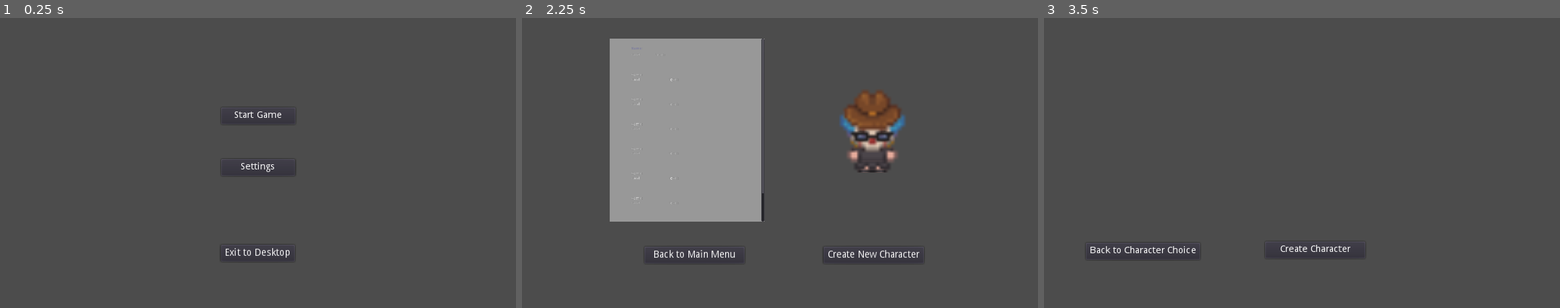
Above: before the commit, frames 1-3 (left to right).
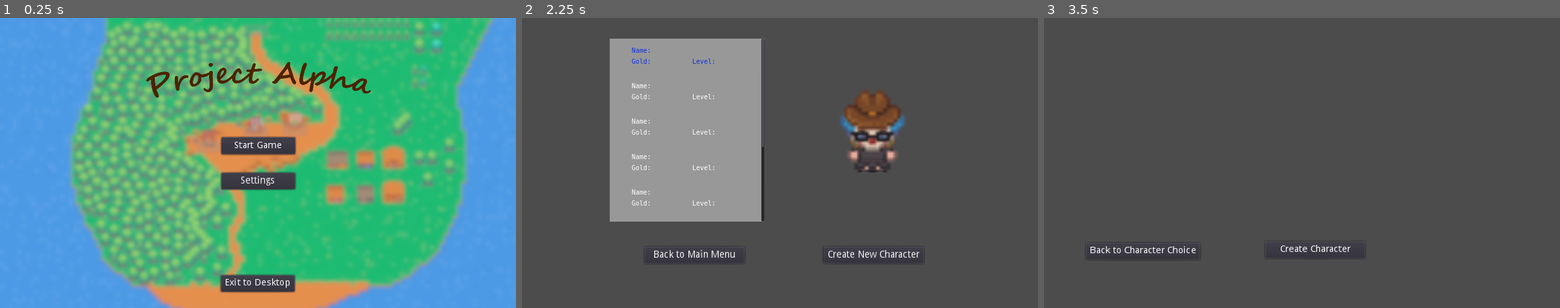
Above: after the commit, the same moments.

Repository: jensbeh/project-se-kassel-project-alpha
Game: Godot game, scene res://scenes/SceneManager.tscn
The game is run twice, just before and just after one commit, with the same random seed, the same clock (stepped at 60 frames per second) and the same inputs.
Inputs:
- Up to frame 1 (0.25 s): no input
- Up to frame 2 (2.25 s): click "Start Game" at 0.5 s; click "Back to Main Menu" at 1.25 s; click "Start Game" at 2 s
- Up to frame 3 (3.5 s): click "Create New Character" at 2.75 s

The runs differ from the first frame. In frame 1, 98% of the frame differs, in the area x 0-100%, y 0-100%; in frame 2, 0.5%; in frame 3, nothing differs.

Commit message:
feat: added Styles to Menu

Diff:
--- a/scenes/CharacterScreen.gd
+++ b/scenes/CharacterScreen.gd
@@ -1,19 +1,47 @@
-extends Node2D
+extends Node2D ## TODO: Load Character and show, Create List Items with Font
 
 var selected_character = 0
 onready var list = $ScrollContainer/MarginContainer/CharacterList
+onready var scroll = $ScrollContainer
 
 func _ready():
 	change_menu_color()
 
+func change_menu_color():
+	if list.get_child_count() != 0:
+		list.get_child(selected_character).get_child(0).modulate = Color(0.07, 0.19, 0.86, 1)
+		list.get_child(selected_character).get_child(1).get_child(0).modulate = Color(0.07, 0.19, 0.86, 1)
+		list.get_child(selected_character).get_child(1).get_child(1).modulate = Color(0.07, 0.19, 0.86, 1)
 
-func change_menu_color():
-	list.get_child(0).get_child(0).modulate = Color(0x00ff4c)
-
+func unchange_menu_color():
+	if list.get_child_count() != 0:
+		list.get_child(selected_character).get_child(0).modulate = Color(1, 1, 1, 1)
+		list.get_child(selected_character).get_child(1).get_child(0).modulate = Color(1, 1, 1, 1)
+		list.get_child(selected_character).get_child(1).get_child(1).modulate = Color(1, 1, 1, 1)
 
 func _on_Back_pressed():
 	get_tree().change_scene("res://scenes/MainMenuScreen.tscn")
 
-
 func _on_Create_Character_pressed():
 	get_tree().change_scene("res://scenes/CreateCharacter.tscn")
+
+func _input(event):
+	if Input.is_action_just_pressed("ui_down"):
+		unchange_menu_color()
+		if selected_character < list.get_child_count()-1:
+			selected_character = selected_character + 1
+			scroll.set_v_scroll(scroll.get_v_scroll()+70)
+		else:
+			selected_character = list.get_child_count() -1
+		change_menu_color()
+	elif Input.is_action_just_pressed("ui_up"):
+		unchange_menu_color()
+		if selected_character > 0:
+			selected_character = selected_character - 1
+			scroll.set_v_scroll(scroll.get_v_scroll()-70)
+		else:
+			selected_character = 0
+		change_menu_color()
+	elif Input.is_action_just_pressed("enter"):
+		# Choose the Selected Character
+		pass
--- a/scenes/CharacterScreen.tscn
+++ b/scenes/CharacterScreen.tscn
@@ -1,9 +1,14 @@
-[gd_scene load_steps=6 format=2]
+[gd_scene load_steps=8 format=2]
 
 [ext_resource path="res://scenes/CharacterScreen.gd" type="Script" id=1]
 [ext_resource path="res://scenes/player/Player.tscn" type="PackedScene" id=2]
+[ext_resource path="res://assets/Hack_Regular.ttf" type="DynamicFontData" id=3]
 
 [sub_resource type="StyleBoxFlat" id=1]
+
+[sub_resource type="DynamicFont" id=4]
+size = 25
+font_data = ExtResource( 3 )
 
 [sub_resource type="Environment" id=2]
 background_mode = 1
@@ -48,269 +53,325 @@
 custom_styles/bg = SubResource( 1 )
 
 [node name="MarginContainer" type="MarginContainer" parent="ScrollContainer"]
-margin_right = 260.0
-margin_bottom = 804.0
+margin_right = 564.0
+margin_bottom = 1140.0
+size_flags_horizontal = 3
+size_flags_vertical = 3
+custom_constants/margin_right = 80
 custom_constants/margin_top = 30
 custom_constants/margin_left = 80
 
 [node name="CharacterList" type="VBoxContainer" parent="ScrollContainer/MarginContainer"]
 margin_left = 80.0
 margin_top = 30.0
-margin_right = 260.0
-margin_bottom = 804.0
+margin_right = 484.0
+margin_bottom = 1140.0
 custom_constants/separation = 60
 alignment = 1
 
 [node name="VBoxContainer" type="VBoxContainer" parent="ScrollContainer/MarginContainer/CharacterList"]
-margin_right = 180.0
-margin_bottom = 38.0
+margin_right = 404.0
+margin_bottom = 70.0
 custom_constants/separation = 10
 alignment = 1
 
 [node name="Name" type="Label" parent="ScrollContainer/MarginContainer/CharacterList/VBoxContainer"]
-margin_right = 180.0
-margin_bottom = 14.0
+margin_right = 404.0
+margin_bottom = 30.0
+custom_fonts/font = SubResource( 4 )
 text = "Name: "
 
 [node name="HBoxContainer" type="HBoxContainer" parent="ScrollContainer/MarginContainer/CharacterList/VBoxContainer"]
-margin_top = 24.0
-margin_right = 180.0
-margin_bottom = 38.0
+margin_top = 40.0
+margin_right = 404.0
+margin_bottom = 70.0
 custom_constants/separation = 50
 
 [node name="Gold" type="Label" parent="ScrollContainer/MarginContainer/CharacterList/VBoxContainer/HBoxContainer"]
-margin_right = 38.0
-margin_bottom = 14.0
+margin_right = 177.0
+margin_bottom = 30.0
+size_flags_horizontal = 3
+custom_fonts/font = SubResource( 4 )
 text = "Gold: "
 
 [node name="Level" type="Label" parent="ScrollContainer/MarginContainer/CharacterList/VBoxContainer/HBoxContainer"]
-margin_left = 88.0
-margin_right = 130.0
-margin_bottom = 14.0
+margin_left = 227.0
+margin_right = 404.0
+margin_bottom = 30.0
+size_flags_horizontal = 3
+custom_fonts/font = SubResource( 4 )
 text = "Level: "
 
 [node name="VBoxContainer2" type="VBoxContainer" parent="ScrollContainer/MarginContainer/CharacterList"]
-margin_top = 98.0
-margin_right = 180.0
-margin_bottom = 130.0
+margin_top = 130.0
+margin_right = 404.0
+margin_bottom = 200.0
+custom_constants/separation = 10
 alignment = 1
 
 [node name="Name" type="Label" parent="ScrollContainer/MarginContainer/CharacterList/VBoxContainer2"]
-margin_right = 180.0
-margin_bottom = 14.0
+margin_right = 404.0
+margin_bottom = 30.0
+custom_fonts/font = SubResource( 4 )
 text = "Name: "
 
 [node name="HBoxContainer" type="HBoxContainer" parent="ScrollContainer/MarginContainer/CharacterList/VBoxContainer2"]
-margin_top = 18.0
-margin_right = 180.0
-margin_bottom = 32.0
-custom_constants/separation = 100
+margin_top = 40.0
+margin_right = 404.0
+margin_bottom = 70.0
+custom_constants/separation = 50
 
 [node name="Gold" type="Label" parent="ScrollContainer/MarginContainer/CharacterList/VBoxContainer2/HBoxContainer"]
-margin_right = 38.0
-margin_bottom = 14.0
+margin_right = 177.0
+margin_bottom = 30.0
+size_flags_horizontal = 3
+custom_fonts/font = SubResource( 4 )
 text = "Gold: "
 
 [node name="Level" type="Label" parent="ScrollContainer/MarginContainer/CharacterList/VBoxContainer2/HBoxContainer"]
-margin_left = 138.0
-margin_right = 180.0
-margin_bottom = 14.0
+margin_left = 227.0
+margin_right = 404.0
+margin_bottom = 30.0
+size_flags_horizontal = 3
+custom_fonts/font = SubResource( 4 )
 text = "Level: "
 
 [node name="VBoxContainer3" type="VBoxContainer" parent="ScrollContainer/MarginContainer/CharacterList"]
-margin_top = 190.0
-margin_right = 180.0
-margin_bottom = 222.0
+margin_top = 260.0
+margin_right = 404.0
+margin_bottom = 330.0
+custom_constants/separation = 10
 alignment = 1
 
 [node name="Name" type="Label" parent="ScrollContainer/MarginContainer/CharacterList/VBoxContainer3"]
-margin_right = 180.0
-margin_bottom = 14.0
+margin_right = 404.0
+margin_bottom = 30.0
+custom_fonts/font = SubResource( 4 )
 text = "Name: "
 
 [node name="HBoxContainer" type="HBoxContainer" parent="ScrollContainer/MarginContainer/CharacterList/VBoxContainer3"]
-margin_top = 18.0
-margin_right = 180.0
-margin_bottom = 32.0
-custom_constants/separation = 100
+margin_top = 40.0
+margin_right = 404.0
+margin_bottom = 70.0
+custom_constants/separation = 50
 
 [node name="Gold" type="Label" parent="ScrollContainer/MarginContainer/CharacterList/VBoxContainer3/HBoxContainer"]
-margin_right = 38.0
-margin_bottom = 14.0
+margin_right = 177.0
+margin_bottom = 30.0
+size_flags_horizontal = 3
+custom_fonts/font = SubResource( 4 )
 text = "Gold: "
 
 [node name="Level" type="Label" parent="ScrollContainer/MarginContainer/CharacterList/VBoxContainer3/HBoxContainer"]
-margin_left = 138.0
-margin_right = 180.0
-margin_bottom = 14.0
+margin_left = 227.0
+margin_right = 404.0
+margin_bottom = 30.0
+size_flags_horizontal = 3
+custom_fonts/font = SubResource( 4 )
 text = "Level: "
 
 [node name="VBoxContainer4" type="VBoxContainer" parent="ScrollContainer/MarginContainer/CharacterList"]
-margin_top = 282.0
-margin_right = 180.0
-margin_bottom = 314.0
+margin_top = 390.0
+margin_right = 404.0
+margin_bottom = 460.0
+custom_constants/separation = 10
 alignment = 1
 
 [node name="Name" type="Label" parent="ScrollContainer/MarginContainer/CharacterList/VBoxContainer4"]
-margin_right = 180.0
-margin_bottom = 14.0
+margin_right = 404.0
+margin_bottom = 30.0
+custom_fonts/font = SubResource( 4 )
 text = "Name: "
 
 [node name="HBoxContainer" type="HBoxContainer" parent="ScrollContainer/MarginContainer/CharacterList/VBoxContainer4"]
-margin_top = 18.0
-margin_right = 180.0
-margin_bottom = 32.0
-custom_constants/separation = 100
+margin_top = 40.0
+margin_right = 404.0
+margin_bottom = 70.0
+custom_constants/separation = 50
 
 [node name="Gold" type="Label" parent="ScrollContainer/MarginContainer/CharacterList/VBoxContainer4/HBoxContainer"]
-margin_right = 38.0
-margin_bottom = 14.0
+margin_right = 177.0
+margin_bottom = 30.0
+size_flags_horizontal = 3
+custom_fonts/font = SubResource( 4 )
 text = "Gold: "
 
 [node name="Level" type="Label" parent="ScrollContainer/MarginContainer/CharacterList/VBoxContainer4/HBoxContainer"]
-margin_left = 138.0
-margin_right = 180.0
-margin_bottom = 14.0
+margin_left = 227.0
+margin_right = 404.0
+margin_bottom = 30.0
+size_flags_horizontal = 3
+custom_fonts/font = SubResource( 4 )
 text = "Level: "
 
 [node name="VBoxContainer5" type="VBoxContainer" parent="ScrollContainer/MarginContainer/CharacterList"]
-margin_top = 374.0
-margin_right = 180.0
-margin_bottom = 406.0
+margin_top = 520.0
+margin_right = 404.0
+margin_bottom = 590.0
+custom_constants/separation = 10
 alignment = 1
 
 [node name="Name" type="Label" parent="ScrollContainer/MarginContainer/CharacterList/VBoxContainer5"]
-margin_right = 180.0
-margin_bottom = 14.0
+margin_right = 404.0
+margin_bottom = 30.0
+custom_fonts/font = SubResource( 4 )
 text = "Name: "
 
 [node name="HBoxContainer" type="HBoxContainer" parent="ScrollContainer/MarginContainer/CharacterList/VBoxContainer5"]
-margin_top = 18.0
-margin_right = 180.0
-margin_bottom = 32.0
-custom_constants/separation = 100
+margin_top = 40.0
+margin_right = 404.0
+margin_bottom = 70.0
+custom_constants/separation = 50
 
 [node name="Gold" type="Label" parent="ScrollContainer/MarginContainer/CharacterList/VBoxContainer5/HBoxContainer"]
-margin_right = 38.0
-margin_bottom = 14.0
+margin_right = 177.0
+margin_bottom = 30.0
+size_flags_horizontal = 3
+custom_fonts/font = SubResource( 4 )
 text = "Gold: "
 
 [node name="Level" type="Label" parent="ScrollContainer/MarginContainer/CharacterList/VBoxContainer5/HBoxContainer"]
-margin_left = 138.0
-margin_right = 180.0
-margin_bottom = 14.0
+margin_left = 227.0
+margin_right = 404.0
+margin_bottom = 30.0
+size_flags_horizontal = 3
+custom_fonts/font = SubResource( 4 )
 text = "Level: "
 
 [node name="VBoxContainer6" type="VBoxContainer" parent="ScrollContainer/MarginContainer/CharacterList"]
-margin_top = 466.0
-margin_right = 180.0
-margin_bottom = 498.0
+margin_top = 650.0
+margin_right = 404.0
+margin_bottom = 720.0
+custom_constants/separation = 10
 alignment = 1
 
 [node name="Name" type="Label" parent="ScrollContainer/MarginContainer/CharacterList/VBoxContainer6"]
-margin_right = 180.0
-margin_bottom = 14.0
+margin_right = 404.0
+margin_bottom = 30.0
+custom_fonts/font = SubResource( 4 )
 text = "Name: "
 
 [node name="HBoxContainer" type="HBoxContainer" parent="ScrollContainer/MarginContainer/CharacterList/VBoxContainer6"]
-margin_top = 18.0
-margin_right = 180.0
-margin_bottom = 32.0
-custom_constants/separation = 100
+margin_top = 40.0
+margin_right = 404.0
+margin_bottom = 70.0
+custom_constants/separation = 50
 
 [node name="Gold" type="Label" parent="ScrollContainer/MarginContainer/CharacterList/VBoxContainer6/HBoxContainer"]
-margin_right = 38.0
-margin_bottom = 14.0
+margin_right = 177.0
+margin_bottom = 30.0
+size_flags_horizontal = 3
+custom_fonts/font = SubResource( 4 )
 text = "Gold: "
 
 [node name="Level" type="Label" parent="ScrollContainer/MarginContainer/CharacterList/VBoxContainer6/HBoxContainer"]
-margin_left = 138.0
-margin_right = 180.0
-margin_bottom = 14.0
+margin_left = 227.0
+margin_right = 404.0
+margin_bottom = 30.0
+size_flags_horizontal = 3
+custom_fonts/font = SubResource( 4 )
 text = "Level: "
 
 [node name="VBoxContainer7" type="VBoxContainer" parent="ScrollContainer/MarginContainer/CharacterList"]
-margin_top = 558.0
-margin_right = 180.0
-margin_bottom = 590.0
+margin_top = 780.0
+margin_right = 404.0
+margin_bottom = 850.0
+custom_constants/separation = 10
 alignment = 1
 
 [node name="Name" type="Label" parent="ScrollContainer/MarginContainer/CharacterList/VBoxContainer7"]
-margin_right = 180.0
-margin_bottom = 14.0
+margin_right = 404.0
+margin_bottom = 30.0
+custom_fonts/font = SubResource( 4 )
 text = "Name: "
 
 [node name="HBoxContainer" type="HBoxContainer" parent="ScrollContainer/MarginContainer/CharacterList/VBoxContainer7"]
-margin_top = 18.0
-margin_right = 180.0
-margin_bottom = 32.0
-custom_constants/separation = 100
+margin_top = 40.0
+margin_right = 404.0
+margin_bottom = 70.0
+custom_constants/separation = 50
 
 [node name="Gold" type="Label" parent="ScrollContainer/MarginContainer/CharacterList/VBoxContainer7/HBoxContainer"]
-margin_right = 38.0
-margin_bottom = 14.0
+margin_right = 177.0
+margin_bottom = 30.0
+size_flags_horizontal = 3
+custom_fonts/font = SubResource( 4 )
 text = "Gold: "
 
 [node name="Level" type="Label" parent="ScrollContainer/MarginContainer/CharacterList/VBoxContainer7/HBoxContainer"]
-margin_left = 138.0
-margin_right = 180.0
-margin_bottom = 14.0
+margin_left = 227.0
+margin_right = 404.0
+margin_bottom = 30.0
+size_flags_horizontal = 3
+custom_fonts/font = SubResource( 4 )
 text = "Level: "
 
 [node name="VBoxContainer8" type="VBoxContainer" parent="ScrollContainer/MarginContainer/CharacterList"]
-margin_top = 650.0
-margin_right = 180.0
-margin_bottom = 682.0
+margin_top = 910.0
+margin_right = 404.0
+margin_bottom = 980.0
+custom_constants/separation = 10
 alignment = 1
 
 [node name="Name" type="Label" parent="ScrollContainer/MarginContainer/CharacterList/VBoxContainer8"]
-margin_right = 180.0
-margin_bottom = 14.0
+margin_right = 404.0
+margin_bottom = 30.0
+custom_fonts/font = SubResource( 4 )
 text = "Name: "
 
 [node name="HBoxContainer" type="HBoxContainer" parent="ScrollContainer/MarginContainer/CharacterList/VBoxContainer8"]
-margin_top = 18.0
-margin_right = 180.0
-margin_bottom = 32.0
-custom_constants/separation = 100
+margin_top = 40.0
+margin_right = 404.0
+margin_bottom = 70.0
+custom_constants/separation = 50
 
 [node name="Gold" type="Label" parent="ScrollContainer/MarginContainer/CharacterList/VBoxContainer8/HBoxContainer"]
-margin_right = 38.0
-margin_bottom = 14.0
+margin_right = 177.0
+margin_bottom = 30.0
+size_flags_horizontal = 3
+custom_fonts/font = SubResource( 4 )
 text = "Gold: "
 
 [node name="Level" type="Label" parent="ScrollContainer/MarginContainer/CharacterList/VBoxContainer8/HBoxContainer"]
-margin_left = 138.0
-margin_right = 180.0
-margin_bottom = 14.0
+margin_left = 227.0
+margin_right = 404.0
+margin_bottom = 30.0
+size_flags_horizontal = 3
+custom_fonts/font = SubResource( 4 )
 text = "Level: "
 
 [node name="VBoxContainer9" type="VBoxContainer" parent="ScrollContainer/MarginContainer/CharacterList"]
-margin_top = 742.0
-margin_right = 180.0
-margin_bottom = 774.0
+margin_top = 1040.0
+margin_right = 404.0
+margin_bottom = 1110.0
+custom_constants/separation = 10
 alignment = 1
 
 [node name="Name" type="Label" parent="ScrollContainer/MarginContainer/CharacterList/VBoxContainer9"]
-margin_right = 180.0
-margin_bottom = 14.0
+margin_right = 404.0
+margin_bottom = 30.0
+custom_fonts/font = SubResource( 4 )
 text = "Name: "
 
 [node name="HBoxContainer" type="HBoxContainer" parent="ScrollContainer/MarginContainer/CharacterList/VBoxContainer9"]
-margin_top = 18.0
-margin_right = 180.0
-margin_bottom = 32.0
-custom_constants/separation = 100
+margin_top = 40.0
+margin_right = 404.0
+margin_bottom = 70.0
+custom_constants/separation = 50
 
 [node name="Gold" type="Label" parent="ScrollContainer/MarginContainer/CharacterList/VBoxContainer9/HBoxContainer"]
-margin_right = 38.0
-margin_bottom = 14.0
+margin_right = 177.0
+margin_bottom = 30.0
+size_flags_horizontal = 3
+custom_fonts/font = SubResource( 4 )
 text = "Gold: "
 
 [node name="Level" type="Label" parent="ScrollContainer/MarginContainer/CharacterList/VBoxContainer9/HBoxContainer"]
-margin_left = 138.0
-margin_right = 180.0
-margin_bottom = 14.0
+margin_left = 227.0
+margin_right = 404.0
+margin_bottom = 30.0
+size_flags_horizontal = 3
+custom_fonts/font = SubResource( 4 )
 text = "Level: "
 
 [node name="ViewportContainer" type="ViewportContainer" parent="."]
--- a/scenes/MainMenuScreen.tscn
+++ b/scenes/MainMenuScreen.tscn
@@ -1,32 +1,34 @@
 [gd_scene load_steps=5 format=2]
 
 [ext_resource path="res://scenes/MainMenuScreen.gd" type="Script" id=1]
-[ext_resource path="res://assets/ZallmanCaps.ttf" type="DynamicFontData" id=2]
+[ext_resource path="res://assets/gameName.png" type="Texture" id=2]
+[ext_resource path="res://assets/map/mainMenuBackground.png" type="Texture" id=3]
 
-[sub_resource type="DynamicFont" id=1]
-size = 65
-outline_size = 2
-font_data = ExtResource( 2 )
-
-[sub_resource type="DynamicFont" id=2]
-size = 65
-outline_size = 2
-outline_color = Color( 0, 0, 0, 1 )
-use_filter = true
-font_data = ExtResource( 2 )
+[sub_resource type="Theme" id=1]
 
 [node name="MainMenuScreen" type="Node2D"]
 script = ExtResource( 1 )
 
-[node name="TextureRect" type="TextureRect" parent="."]
+[node name="Background" type="TextureRect" parent="."]
+margin_left = -128.0
+margin_top = -304.0
 margin_right = 1920.0
-margin_bottom = 1071.0
+margin_bottom = 1408.0
+theme = SubResource( 1 )
+texture = ExtResource( 3 )
+
+[node name="GameName" type="TextureRect" parent="."]
+margin_left = 321.0
+margin_top = -129.0
+margin_right = 1601.0
+margin_bottom = 591.0
+texture = ExtResource( 2 )
 
 [node name="Start Game" type="Button" parent="."]
 margin_left = 824.0
-margin_top = 333.0
+margin_top = 445.0
 margin_right = 934.0
-margin_bottom = 358.0
+margin_bottom = 470.0
 rect_scale = Vector2( 2.5, 2.5 )
 custom_colors/font_color_focus = Color( 1, 1, 1, 1 )
 custom_colors/font_color = Color( 1, 1, 1, 1 )
@@ -36,9 +38,9 @@
 
 [node name="Settings" type="Button" parent="."]
 margin_left = 823.0
-margin_top = 525.0
+margin_top = 576.0
 margin_right = 933.0
-margin_bottom = 550.0
+margin_bottom = 601.0
 rect_scale = Vector2( 2.5, 2.5 )
 custom_colors/font_color_focus = Color( 1, 1, 1, 1 )
 custom_colors/font_color = Color( 1, 1, 1, 1 )
@@ -48,9 +50,9 @@
 
 [node name="Exit to Desktop" type="Button" parent="."]
 margin_left = 822.0
-margin_top = 845.0
+margin_top = 957.0
 margin_right = 932.0
-margin_bottom = 870.0
+margin_bottom = 982.0
 rect_scale = Vector2( 2.5, 2.5 )
 custom_colors/font_color_focus = Color( 1, 1, 1, 1 )
 custom_colors/font_color = Color( 1, 1, 1, 1 )
@@ -58,29 +60,6 @@
 custom_colors/font_color_pressed = Color( 0, 1, 0.298039, 1 )
 text = "Exit to Desktop"
 
-[node name="Label" type="Label" parent="."]
-margin_left = 586.0
-margin_top = 86.0
-margin_right = 1311.0
-margin_bottom = 226.0
-custom_colors/font_color = Color( 0.564706, 0.552941, 0.4, 1 )
-custom_colors/font_outline_modulate = Color( 0, 0, 0, 1 )
-custom_colors/font_color_shadow = Color( 0, 0, 0, 1 )
-custom_fonts/font = SubResource( 1 )
-text = "Projekt Alpha"
-align = 1
-valign = 1
-uppercase = true
-
-[node name="RichTextLabel" type="RichTextLabel" parent="."]
-visible = false
-margin_left = 68.0
-margin_top = 85.0
-margin_right = 835.0
-margin_bottom = 382.0
-custom_fonts/normal_font = SubResource( 2 )
-text = "Projekt Alpha"
-
 [connection signal="pressed" from="Start Game" to="." method="_on_Start_Game_pressed"]
 [connection signal="pressed" from="Settings" to="." method="_on_Settings_pressed"]
 [connection signal="pressed" from="Exit to Desktop" to="." method="_on_Exit_to_Desktop_pressed"]
--- a/scenes/SceneManager.tscn
+++ b/scenes/SceneManager.tscn
@@ -7,5 +7,3 @@
 [node name="CurrentScene" type="Node2D" parent="."]
 
 [node name="MainMenuScreen" parent="CurrentScene" instance=ExtResource( 2 )]
-
-[editable path="CurrentScene/MainMenuScreen"]
Binary file added: assets/Hack_Regular.ttf
Binary file removed: assets/LimeBlossomCaps.ttf
Binary file added: assets/gameName.png
Binary file added: assets/map/mainMenuBackground.png
